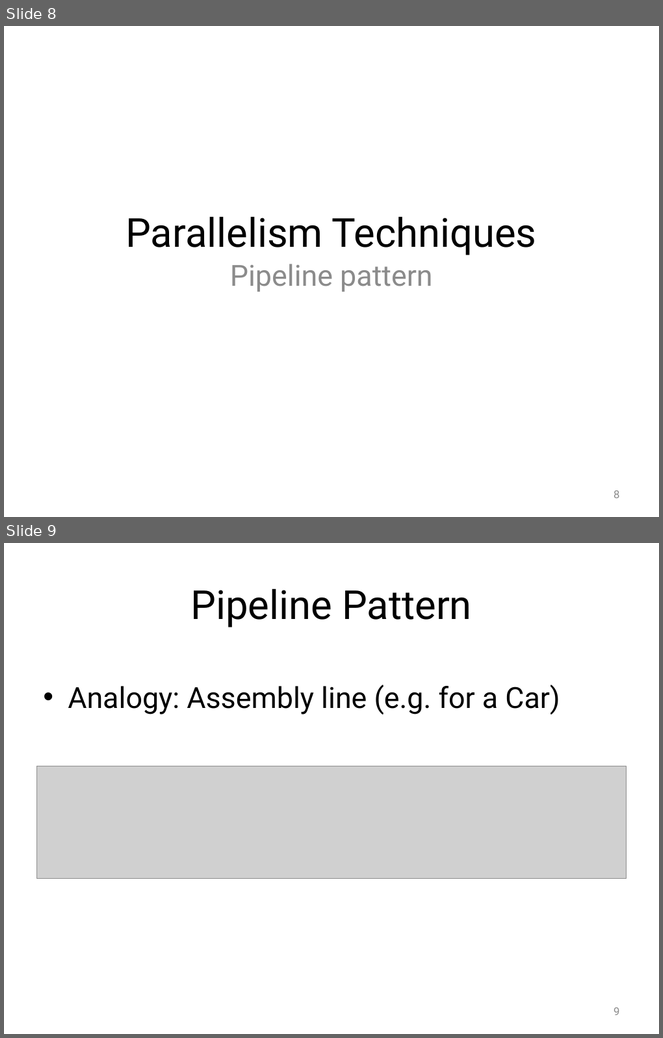
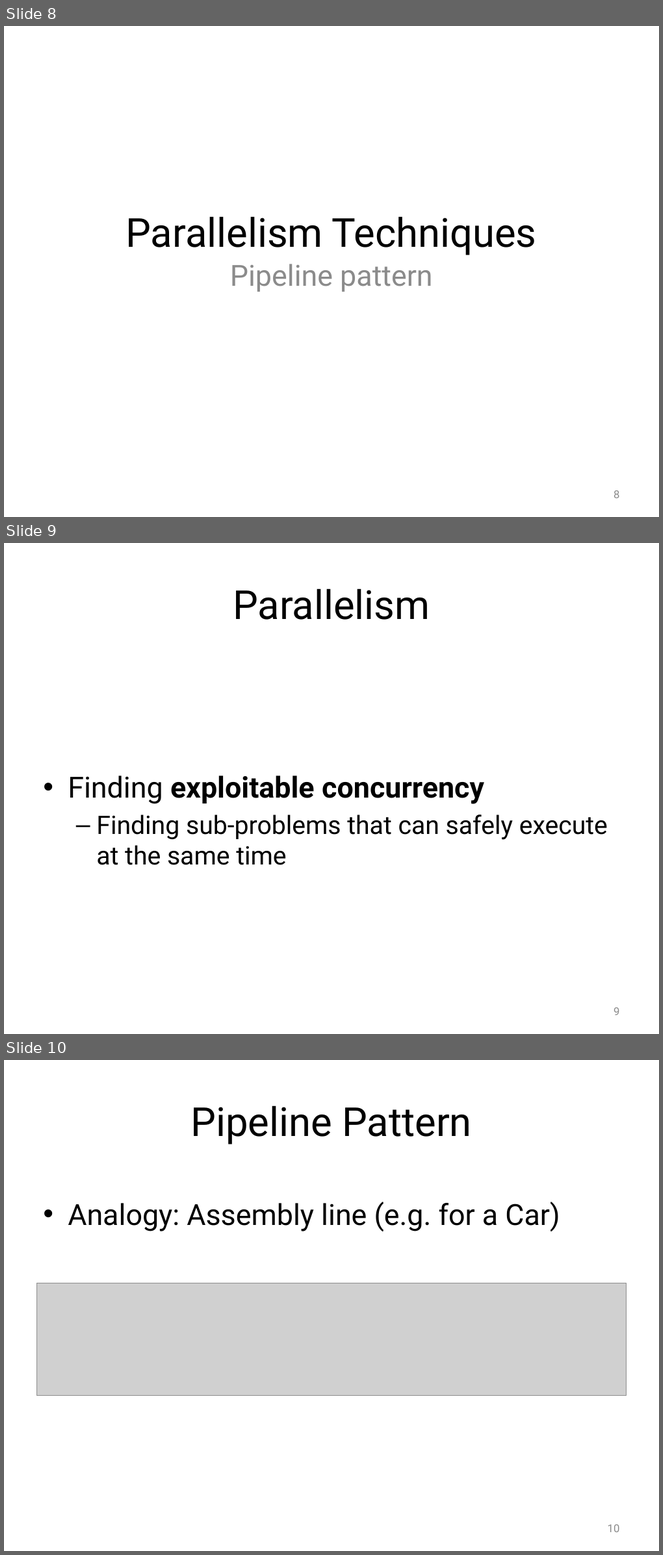
Before and after one commit to Jule/aw1, a slide deck: Praese/Presentation1.pptx. Shown one above the other, each under a label of ours: slides 8 and 9 before the commit, slides 8, 9 and 10 after it. The pictures are 663x1038 and 663x1555 pixels, drawn with LibreOffice and Linux fonts; fonts in the diff are those of the drawing; grey boxes stand for pictures; background and template pictures are left out. Boxes give left, top, right and bottom in pixels: in the first picture for what was removed or moved away, otherwise in the second. Text is boxed around its words. In the diff, an @@ line names an element or a change of style, - is before the commit and + after.

```diff
--- a/Praese/Presentation1.pptx
+++ b/Praese/Presentation1.pptx
@@ slide 9 added at (4, 543, 659, 1034), background picture (left out) @@
@@ title added at (233, 589, 430, 620), 44 pt, text #000000 @@
+Parallelism
@@ text added at (68, 776, 608, 865), 28 pt, text #000000 @@
+• Finding exploitable concurrency
+  – Finding sub-problems that can safely execute
+    at the same time
@@ page number added at (614, 1008, 620, 1016), 12 pt, text #8C8C8C @@
+9
@@ what was slide 9 is now slide 10 @@
@@ page number at (608, 1525, 620, 1533): text changed @@
-9
+10
```
Also in this commit, not shown: 9 slides changed.
